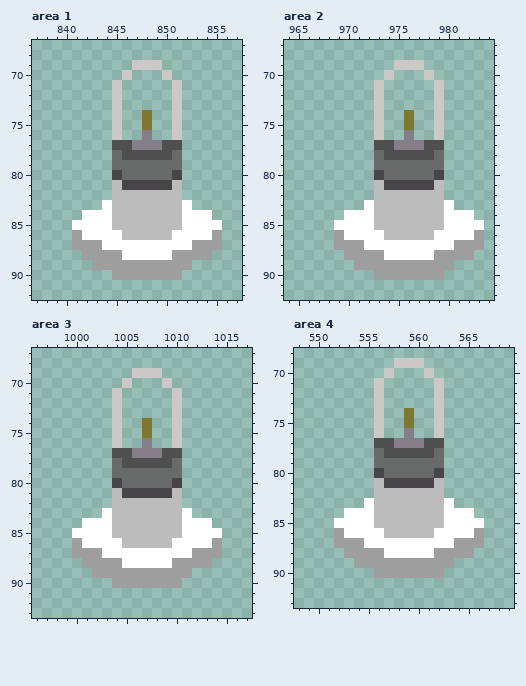
Pixel-art file -- electricoon/Graphics/tiles.aseprite. Above: the version before the commit.
1024x768 pixels, 1 frame. Colours within 5 levels of each other are drawn and written as one. Shown: area 1: x 837..857, y 67..92; area 2: x 964..984, y 67..92; area 3: x 996..1017, y 67..93; area 4: x 548..569, y 68..93. The commit also changed other parts of the picture, which this record leaves out.
Now the later version:
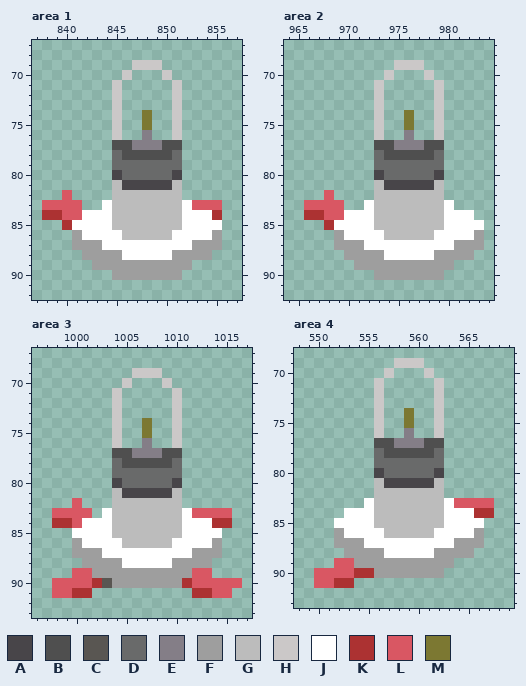
Palette (. is transparent): A #484549  B #4f4f4f  C #595652  D #696a6a  E #847e87  F #9e9e9e  G #bcbcbc  H #cbc8c8  J #ffffff  K #ac3232  L #d95763  M #7c7832
Edits made:
Area 1, layer "Layer 2":
y 82: x 840 . -> L
y 83: x 838..841 .... -> LLLL; x 853..855 ... -> LLL
y 84: x 838..841 .... -> KKLL; x 855 . -> K
y 85: x 840 . -> K
Area 2, layer "Layer 2":
y 82: x 968 . -> L
y 83: x 966..969 .... -> LLLL
y 84: x 966..969 .... -> KKLL
y 85: x 968 . -> K
Area 3, layer "Layer 2":
y 82: x 1000 . -> L
y 83: x 998..1001 .... -> LLLL; x 1012..1015 .... -> LLLL
y 84: x 998..1000 ... -> KKL; x 1014..1015 .. -> KK
y 89: x 1000..1001 .. -> LL; x 1012..1013 .. -> LL
y 90: x 998..1003 ...... -> LLLLKC; x 1011..1016 ...... -> KLLLLL
y 91: x 998..1001 .... -> LLKK; x 1012..1015 .... -> KKLL
Area 4, layer "Layer 2":
y 83: x 564..567 .... -> LLLL
y 84: x 566..567 .. -> KK
y 89: x 552..553 .. -> LL
y 90: x 550..555 ...... -> LLLLKK
y 91: x 550..553 .... -> LLKK
